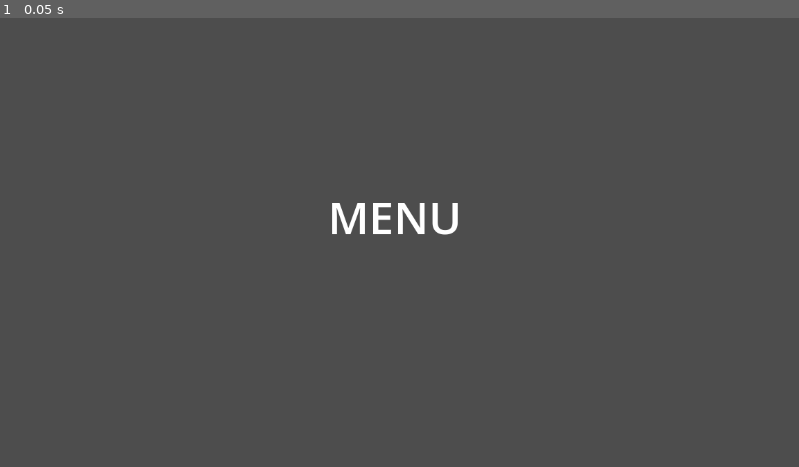
Above: before the commit, frame 1.
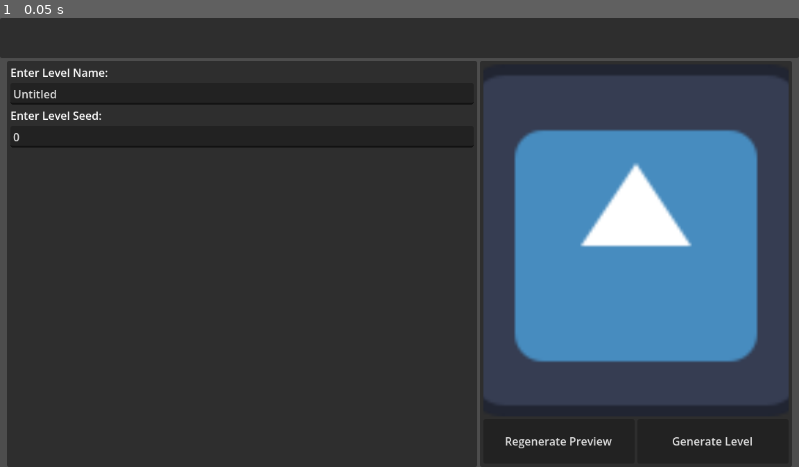
Above: after the commit, the same moment.

Repository: liantomate/age-of-influence
Game: Godot game, scene res://src/root_scene/root_scene.tscn
The game is run twice, just before and just after one commit, with the same random seed, the same clock (stepped at 60 frames per second) and the same inputs. The engine's default icon, where the game draws it, is replaced by a stand-in: a white triangle on a blue panel in a dark square.
Inputs:
- Up to frame 1 (0.05 s): no input

The runs differ from the first frame. In frame 1, 85% of the frame differs, in the area x 0-100%, y 0-100%.

Commit message:
feat: connected LevelGenerator scenes using signal

Diff:
--- a/src/level_generation/level_generation_bridge.gd
+++ b/src/level_generation/level_generation_bridge.gd
@@ -3,6 +3,9 @@
 '''
 
 class_name LevelGenerationBridge
-extends Node
+extends SceneBridge
 
+signal level_generation_requested
+
+var level_path: String = ""
 var level_data: LevelData = null
--- a/src/level_generation/level_generation_scene/level_generation_scene.tscn
+++ b/src/level_generation/level_generation_scene/level_generation_scene.tscn
@@ -2,11 +2,13 @@
 
 [ext_resource type="Script" uid="uid://b7qm7grpr6iwc" path="res://src/root_scene/scene_component.gd" id="1_88kq5"]
 [ext_resource type="Script" uid="uid://b5kl8yssbgb4o" path="res://src/level_generation/level_generation_scene/level_generator.gd" id="2_exk1o"]
+[ext_resource type="Script" uid="uid://bdvobc68i5yxd" path="res://src/level_generation/level_generation_bridge.gd" id="2_yn731"]
 
 [node name="LevelGenerationScene" type="Node" unique_id=373022343]
 
 [node name="SceneComponent" type="Node" parent="." unique_id=1565083202]
 script = ExtResource("1_88kq5")
+bridge_script = ExtResource("2_yn731")
 
 [node name="LevelGenerator" type="Node" parent="." unique_id=907602002]
 script = ExtResource("2_exk1o")
--- a/src/level_generation/level_generation_scene/level_generator.gd
+++ b/src/level_generation/level_generation_scene/level_generator.gd
@@ -10,6 +10,8 @@
 	var bridge_instance = SceneManager.bridge_layer.get_bridge_from_scene(get_parent())
 	if bridge_instance is LevelGenerationBridge:
 		bridge = bridge_instance
+
+	bridge.connect("level_generation_requested", generate_level)
 
 '''
 This function combines private functions of this module to generate the level from
--- a/src/level_generation/level_generation_ui_scene/level_generation_ui_scene.tscn
+++ b/src/level_generation/level_generation_ui_scene/level_generation_ui_scene.tscn
@@ -3,6 +3,7 @@
 [ext_resource type="Script" uid="uid://b7qm7grpr6iwc" path="res://src/root_scene/scene_component.gd" id="1_fd028"]
 [ext_resource type="Script" uid="uid://bdvobc68i5yxd" path="res://src/level_generation/level_generation_bridge.gd" id="2_sbp08"]
 [ext_resource type="Texture2D" uid="uid://ciekrvovwu87n" path="res://icon.svg" id="3_0sb4x"]
+[ext_resource type="Script" uid="uid://by0m63kosrpev" path="res://src/level_generation/level_generation_ui_scene/ui_listener.gd" id="3_noj78"]
 
 [sub_resource type="StyleBoxEmpty" id="StyleBoxEmpty_sbp08"]
 
@@ -12,6 +13,13 @@
 script = ExtResource("1_fd028")
 bridge_script = ExtResource("2_sbp08")
 metadata/_custom_type_script = "uid://b7qm7grpr6iwc"
+
+[node name="UIListener" type="Node" parent="." unique_id=2122343538 node_paths=PackedStringArray("level_name_input", "level_seed_input", "regenerate_preview_button", "generate_level_button")]
+script = ExtResource("3_noj78")
+level_name_input = NodePath("../UIContainer/SceneContainer/SettingsMargin/SettingsInnerMargin/ScrollContainer/SettingsContainer/LevelNameInput")
+level_seed_input = NodePath("../UIContainer/SceneContainer/SettingsMargin/SettingsInnerMargin/ScrollContainer/SettingsContainer/LevelSeedInput")
+regenerate_preview_button = NodePath("../UIContainer/SceneContainer/PreviewMargin/PreviewInnerMargin/PreviewContainer/ActionContainer/RegenerateButton")
+generate_level_button = NodePath("../UIContainer/SceneContainer/PreviewMargin/PreviewInnerMargin/PreviewContainer/ActionContainer/GenerateButton")
 
 [node name="UIContainer" type="VBoxContainer" parent="." unique_id=1939864287]
 anchors_preset = 15
--- /dev/null
+++ b/src/level_generation/level_generation_ui_scene/ui_listener.gd
@@ -0,0 +1,44 @@
+extends Node
+
+@export_group("UI Exports")
+@export var level_name_input: LineEdit
+@export var level_seed_input: LineEdit
+@export var regenerate_preview_button: Button
+@export var generate_level_button: Button
+
+var bridge: LevelGenerationBridge
+
+func _ready() -> void:
+	var bridge_instance = SceneManager.bridge_layer.get_bridge_from_scene(get_parent())
+	if bridge_instance is LevelGenerationBridge:
+		bridge = bridge_instance
+
+	if not bridge.level_path or bridge.level_path.is_empty():
+		bridge.level_data = LevelData.new()
+
+	level_name_input.connect("text_changed", _on_level_name_input_changed)
+	level_seed_input.connect("text_changed", _on_level_seed_input_changed)
+
+	regenerate_preview_button.connect("button_down", _on_regenerate_preview_button_pressed)
+	generate_level_button.connect("button_down", _on_generate_level_button_pressed)
+
+func _on_level_name_input_changed(value: String) -> void:
+	if value.is_empty():
+		bridge.level_data.level_name = "Untitled"
+		return
+
+	bridge.level_data.level_name = value
+
+func _on_level_seed_input_changed(value: String) -> void:
+	if not value.is_valid_int():
+		level_seed_input.text = str(bridge.level_data.level_seed)
+		level_seed_input.caret_column = level_seed_input.text.length()
+		return
+
+	bridge.level_data.level_seed = int(value)
+
+func _on_regenerate_preview_button_pressed() -> void:
+	pass
+
+func _on_generate_level_button_pressed() -> void:
+	bridge.emit_signal("level_generation_requested")
--- a/src/root_scene/root_scene.gd
+++ b/src/root_scene/root_scene.gd
@@ -6,11 +6,12 @@
 @export var bridge_layer: BridgeLayer
 
 @export_group("Scene Exports")
-@export_file_path(".tscn") var default_scene: String
+@export_file_path(".tscn") var default_scenes: Array[String]
 
 func _ready() -> void:
 	SceneManager.ui_layer = ui_layer
 	SceneManager.worldspace_layer = worldspace_layer
 	SceneManager.bridge_layer = bridge_layer
 
-	SceneManager.append_scene(default_scene)
+	for scene in default_scenes:
+		SceneManager.append_scene(scene, SceneManager.ExecutionMode.OVERLAY)
--- a/src/root_scene/root_scene.tscn
+++ b/src/root_scene/root_scene.tscn
@@ -8,7 +8,7 @@
 ui_layer = NodePath("UILayer")
 worldspace_layer = NodePath("WorldspaceLayer")
 bridge_layer = NodePath("BridgeLayer")
-default_scene = "res://src/menu_scene/menu_scene.tscn"
+default_scenes = Array[String](["res://src/level_generation/level_generation_ui_scene/level_generation_ui_scene.tscn", "res://src/level_generation/level_generation_scene/level_generation_scene.tscn"])
 
 [node name="UILayer" type="Node" parent="." unique_id=261971755]
 
Not shown, added: src/level_generation/level_generation_ui_scene/ui_listener.gd.uid
